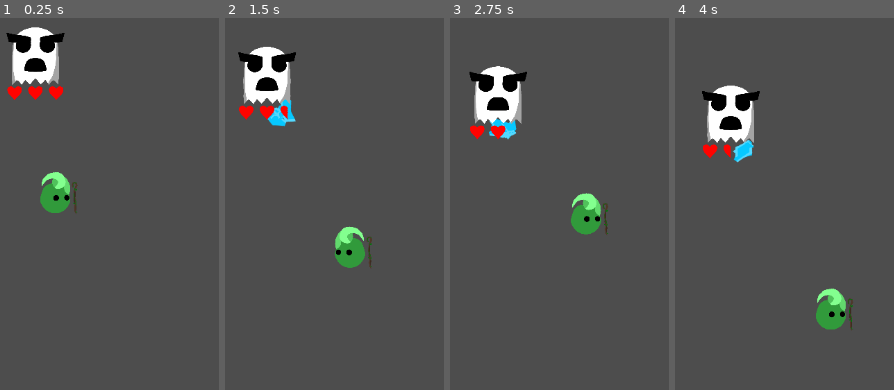
Above: before the commit, frames 1-4 (left to right).
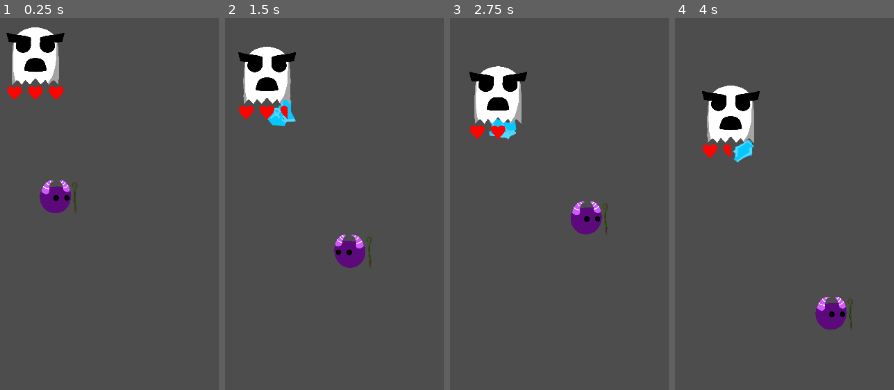
Above: after the commit, the same moments.

Repository: HoneyPony/impish-descent-future
Game: Godot game, scene res://Game.tscn
Same seed, same stepped clock (60 frames per second), same inputs: the game is played once before the commit and once after it.
Inputs (mouse positions are in pixels of both pictures, inside the frame that each line leads up to):
- Up to frame 1 (0.25 s): no input
- Up to frame 2 (1.5 s): move the mouse to (outside the picture) at 0.52 s; hold D (player_right) 0.53-1.28 s; move the mouse to (outside the picture) at 1.27 s
- Up to frame 3 (2.75 s): move the mouse to (583, 73) at 2.02 s; hold D (player_right) from 2.03 s (still down)
- Up to frame 4 (4 s): move the mouse to (688, 259) at 2.77 s; move the mouse to (outside the picture) at 3.52 s; release D (player_right) at 3.53 s

The runs differ from the first frame. In frame 1, 1.2% of the frame differs, in the area x 18-33%, y 41-53%; in frame 2, 1.2%; in frame 3, 1.2%; in frame 4, 1.2%, in the area x 63-79%, y 72-84%.

Commit message:
Cleric sprite (note I have a version with hat if needed)

Diff:
--- a/players/player.tscn
+++ b/players/player.tscn
@@ -3,7 +3,7 @@
 [ext_resource type="Script" path="res://players/player.gd" id="1_w5dbm"]
 [ext_resource type="Script" path="res://hazard/hazard.gd" id="2_ot2ip"]
 [ext_resource type="Texture2D" uid="uid://bmyr52b8dwvrw" path="res://players/staff.png" id="3_gmg4u"]
-[ext_resource type="Texture2D" uid="uid://cvybokmbxkvby" path="res://players/body1.png" id="4_7f0rb"]
+[ext_resource type="Texture2D" uid="uid://b4rijupf75hec" path="res://players/body2.png" id="4_pg1ny"]
 
 [sub_resource type="Animation" id="Animation_h8hu0"]
 resource_name = "Bob"
@@ -87,7 +87,7 @@
 
 [node name="Body" type="Sprite2D" parent="."]
 scale = Vector2(0.25, 0.25)
-texture = ExtResource("4_7f0rb")
+texture = ExtResource("4_pg1ny")
 centered = false
 offset = Vector2(-128, -384)
 
Binary file added: players/body2.png
Not shown, added: players/body2.png.import
Not shown, added: players/body2.kra
Not shown, added: players/body2.kra~
Not shown, added: players/body2.png~
